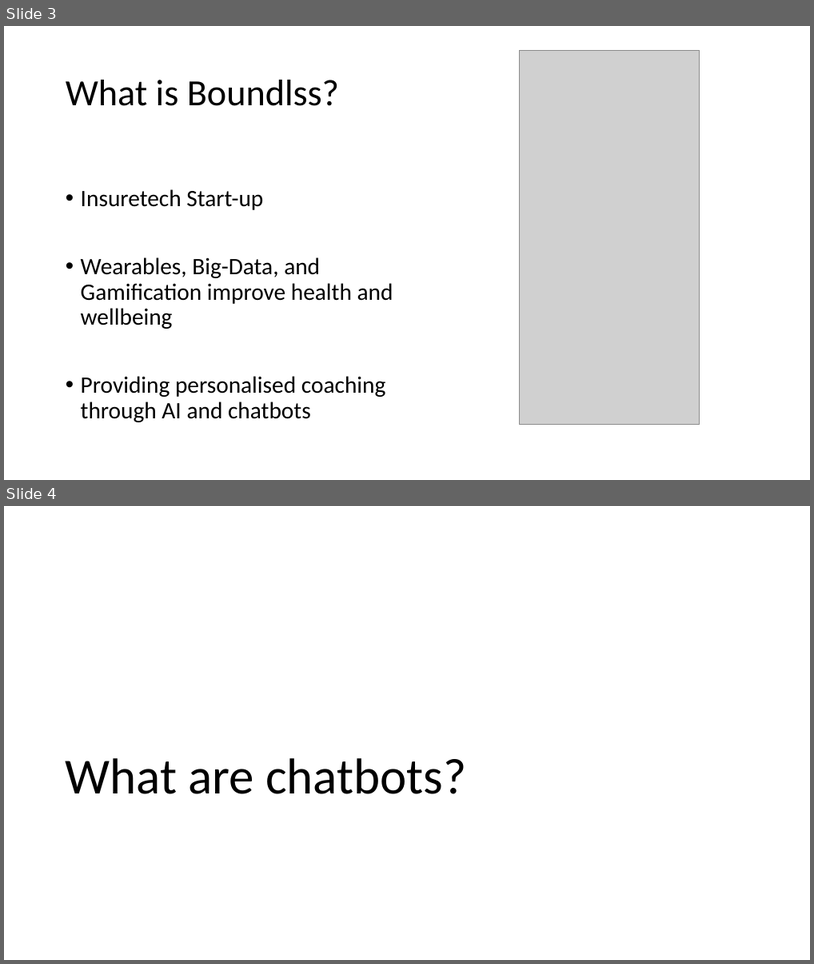
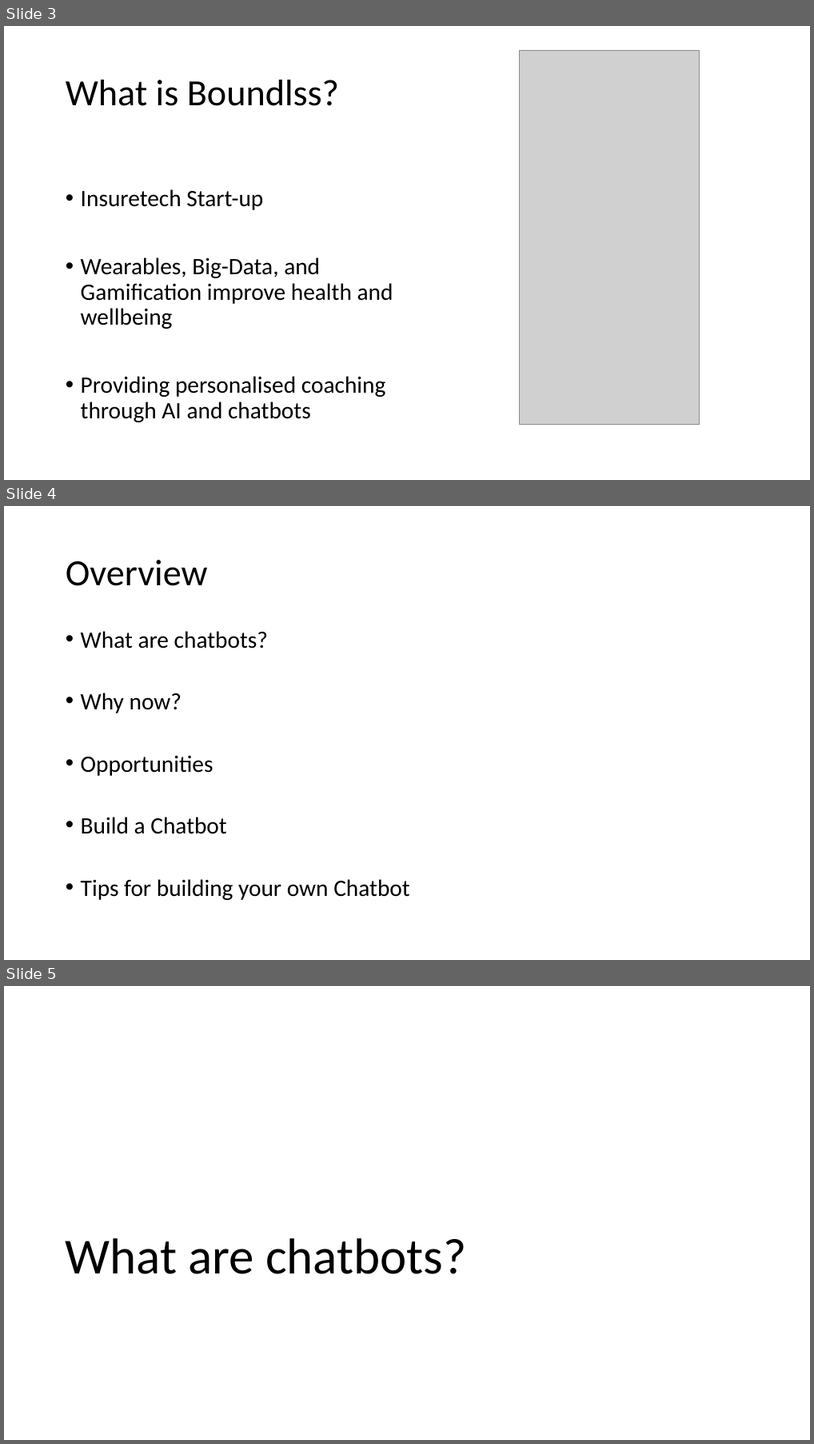
Before and after one commit to aidanmorgan/chatbot-workshop, a slide deck: Chatbots!.pptx. Shown one above the other, each under a label of ours: slides 3 and 4 before the commit, slides 3, 4 and 5 after it. The pictures are 814x964 and 814x1444 pixels, drawn with LibreOffice and Linux fonts; fonts in the diff are those of the drawing; grey boxes stand for pictures; background and template pictures are left out. Boxes give left, top, right and bottom in pixels: in the first picture for what was removed or moved away, otherwise in the second. Text is boxed around its words. In the diff, an @@ line names an element or a change of style, - is before the commit and + after.

```diff
--- a/Chatbots!.pptx
+++ b/Chatbots!.pptx
@@ slide 4 added at (4,506,810,960), background #FFFFFF @@
@@ title added at (66,560,208,586), 44 pt, text #000000 @@
+Overview
@@ text added at (81,631,410,900), 28 pt, text #000000 @@
+• What are chatbots?
+• Why now?
+• Opportunities
+• Build a Chatbot
+• Tips for building your own Chatbot
@@ what was slide 4 is now slide 5 @@
```
Also in this commit, not shown: 1 slide changed, 4 other slides added, 1 slide removed, 1 other file.
